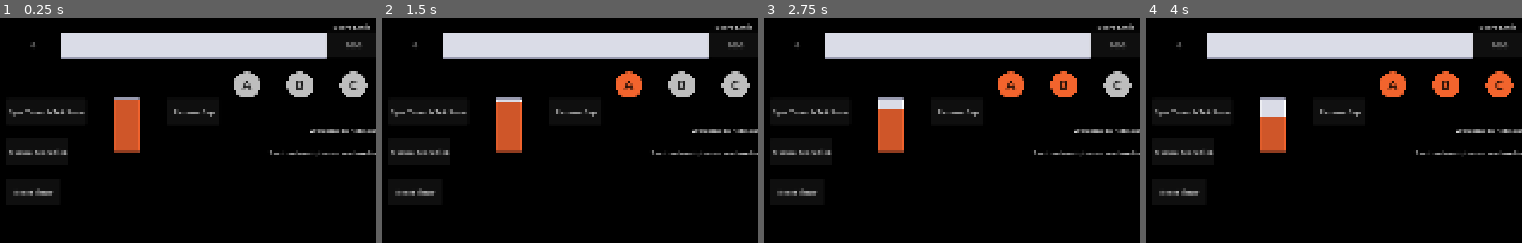
Above: before the commit, frames 1-4 (left to right).
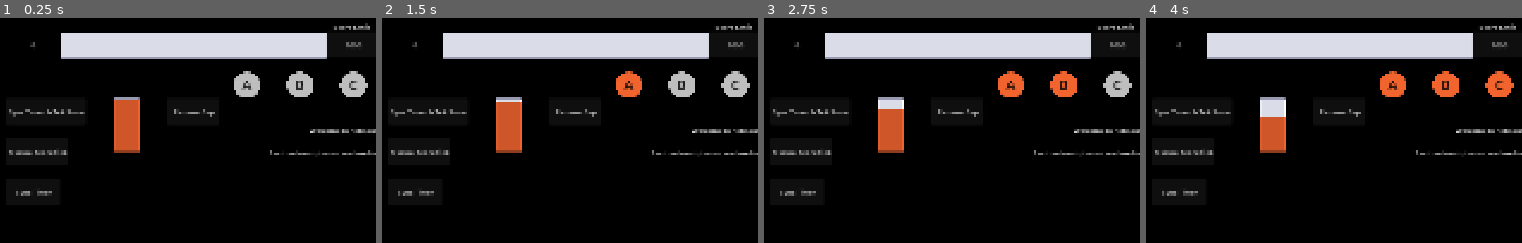
Above: after the commit, the same moments.

Repository: matthew-cavener/neb-control-score-calculator
Game: Godot game, scene res://scenes/main.tscn
Same seed, same stepped clock (60 frames per second), same inputs: the game is played once before the commit and once after it.
Inputs:
- Up to frame 1 (0.25 s): no input
- Up to frame 2 (1.5 s): click "Reset Timer" (after the commit: "Sync Timer") at 0.5 s; click "A" at 1.25 s
- Up to frame 3 (2.75 s): click "B" at 2 s
- Up to frame 4 (4 s): click "C" at 2.75 s; click "D" at 3.5 s
The pictures show only the part of the screen within x 0-50%, y 0-50%; the shares and areas given below are measured in that part.

The runs differ from the first frame. In frame 1, 0.2% of the frame differs, in the area x 3-15%, y 75-80%; in frame 2, 0.2%; in frame 3, 0.2%; in frame 4, 0.2%.

Commit message:
remove button icons

Diff:
--- a/godot/assets/kenney_ui-pack-space-expansion/button_square_depth.svg
+++ /dev/null
@@ -1,10 +0,0 @@
-<svg width="64" height="64" xmlns="http://www.w3.org/2000/svg" xmlns:xlink="http://www.w3.org/1999/xlink">
-  <defs/>
-  <g>
-    <path stroke="none" fill="#9696A3" d="M61.95 25.2 L61.95 24.8 62 24 62 6 61.95 5.05 Q61.5 2 58 2 L6 2 Q2.5 2 2.1 5.05 L2 6 2 24 2.05 24.8 2.05 25.2 2 26 2 54 Q2 58 6 58 L58 58 Q62 58 62 54 L62 26 61.95 25.2 M56 10 Q56 10.85 55.4 11.4 54.85 12 54 12 53.15 12 52.6 11.4 52 10.85 52 10 52 9.15 52.6 8.55 53.15 8 54 8 54.85 8 55.4 8.55 56 9.15 56 10 M56 50 Q56 50.85 55.4 51.4 54.85 52 54 52 53.15 52 52.6 51.4 52 50.85 52 50 52 49.15 52.6 48.55 53.15 48 54 48 54.85 48 55.4 48.55 56 49.15 56 50 M64 24.75 L63.95 25 64 25.4 64 54.25 Q63.85 60 58 60 L6 60 Q0.15 60 0 54.25 L0 25.4 0.05 25 0 24.75 0 6 Q0 0 6 0 L58 0 Q64 0 64 6 L64 24.75 M12 10 Q12 10.85 11.4 11.4 10.85 12 10 12 9.15 12 8.6 11.4 8 10.85 8 10 8 9.15 8.6 8.55 9.15 8 10 8 10.85 8 11.4 8.55 12 9.15 12 10 M12 50 Q12 50.85 11.4 51.4 10.85 52 10 52 9.15 52 8.6 51.4 8 50.85 8 50 8 49.15 8.6 48.55 9.15 48 10 48 10.85 48 11.4 48.55 12 49.15 12 50"/>
-    <path stroke="none" fill="#FFFFFF" d="M61.95 25.2 L62 26 62 54 Q62 58 58 58 L6 58 Q2 58 2 54 L2 26 2.05 25.2 2.05 24.8 2 24 2 6 2.1 5.05 Q2.5 2 6 2 L58 2 Q61.5 2 61.95 5.05 L62 6 62 24 61.95 24.8 61.95 25.2 M6 4 Q4.35 4 4.1 5.3 L4.05 5.5 4 6 4 24 4.05 24.55 4.05 24.8 4.05 25.2 4.05 25.45 4 26 4 54 Q4 56 6 56 L58 56 Q60 56 60 54 L60 26 60 25.45 59.95 25.2 59.95 24.8 60 24.55 60 24 60 6 59.95 5.3 60 5.35 Q59.65 4 58 4 L6 4"/>
-    <path stroke="none" fill="#DADCE7" d="M6 4 L58 4 Q59.65 4 60 5.35 L59.95 5.3 60 6 60 24 60 24.55 59.95 24.8 59.95 25.2 60 25.45 60 26 60 54 Q60 56 58 56 L6 56 Q4 56 4 54 L4 26 4.05 25.45 4.05 25.2 4.05 24.8 4.05 24.55 4 24 4 6 4.05 5.5 4.1 5.3 Q4.35 4 6 4 M56 50 Q56 49.15 55.4 48.55 54.85 48 54 48 53.15 48 52.6 48.55 52 49.15 52 50 52 50.85 52.6 51.4 53.15 52 54 52 54.85 52 55.4 51.4 56 50.85 56 50 M56 10 Q56 9.15 55.4 8.55 54.85 8 54 8 53.15 8 52.6 8.55 52 9.15 52 10 52 10.85 52.6 11.4 53.15 12 54 12 54.85 12 55.4 11.4 56 10.85 56 10 M12 10 Q12 9.15 11.4 8.55 10.85 8 10 8 9.15 8 8.6 8.55 8 9.15 8 10 8 10.85 8.6 11.4 9.15 12 10 12 10.85 12 11.4 11.4 12 10.85 12 10 M12 50 Q12 49.15 11.4 48.55 10.85 48 10 48 9.15 48 8.6 48.55 8 49.15 8 50 8 50.85 8.6 51.4 9.15 52 10 52 10.85 52 11.4 51.4 12 50.85 12 50"/>
-    <path stroke="none" fill="#FF0000" d="M64 25.4 L63.95 25 64 24.75 64 25.4 M0 24.75 L0.05 25 0 25.4 0 24.75"/>
-    <path stroke="none" fill="#747487" d="M0 54.25 Q0.15 60 6 60 L58 60 Q63.85 60 64 54.25 L64 58 Q64 64 58 64 L6 64 Q0 64 0 58 L0 54.25"/>
-  </g>
-</svg>
--- a/godot/assets/kenney_ui-pack-space-expansion/panel_square_screws.svg
+++ /dev/null
@@ -1,7 +0,0 @@
-<svg width="64" height="64" xmlns="http://www.w3.org/2000/svg" xmlns:xlink="http://www.w3.org/1999/xlink">
-  <defs/>
-  <g>
-    <path stroke="none" fill="#747487" d="M0 7.75 L0 6 Q0 0 6 0 L58 0 Q64 0 64 6 L64 7.75 Q63.85 2 58 2 L6 2 Q0.15 2 0 7.75 M56 12 Q56 12.85 55.4 13.4 54.85 14 54 14 53.15 14 52.6 13.4 52 12.85 52 12 52 11.15 52.6 10.55 53.15 10 54 10 54.85 10 55.4 10.55 56 11.15 56 12 M12 12 Q12 12.85 11.4 13.4 10.85 14 10 14 9.15 14 8.6 13.4 8 12.85 8 12 8 11.15 8.6 10.55 9.15 10 10 10 10.85 10 11.4 10.55 12 11.15 12 12 M12 54 Q12 54.85 11.4 55.4 10.85 56 10 56 9.15 56 8.6 55.4 8 54.85 8 54 8 53.15 8.6 52.55 9.15 52 10 52 10.85 52 11.4 52.55 12 53.15 12 54 M56 54 Q56 54.85 55.4 55.4 54.85 56 54 56 53.15 56 52.6 55.4 52 54.85 52 54 52 53.15 52.6 52.55 53.15 52 54 52 54.85 52 55.4 52.55 56 53.15 56 54"/>
-    <path stroke="none" fill="#9696A3" d="M56 54 Q56 53.15 55.4 52.55 54.85 52 54 52 53.15 52 52.6 52.55 52 53.15 52 54 52 54.85 52.6 55.4 53.15 56 54 56 54.85 56 55.4 55.4 56 54.85 56 54 M64 7.75 L64 58.25 Q63.85 64 58 64 L6 64 Q0.15 64 0 58.25 L0 7.75 Q0.15 2 6 2 L58 2 Q63.85 2 64 7.75 M12 54 Q12 53.15 11.4 52.55 10.85 52 10 52 9.15 52 8.6 52.55 8 53.15 8 54 8 54.85 8.6 55.4 9.15 56 10 56 10.85 56 11.4 55.4 12 54.85 12 54 M12 12 Q12 11.15 11.4 10.55 10.85 10 10 10 9.15 10 8.6 10.55 8 11.15 8 12 8 12.85 8.6 13.4 9.15 14 10 14 10.85 14 11.4 13.4 12 12.85 12 12 M56 12 Q56 11.15 55.4 10.55 54.85 10 54 10 53.15 10 52.6 10.55 52 11.15 52 12 52 12.85 52.6 13.4 53.15 14 54 14 54.85 14 55.4 13.4 56 12.85 56 12"/>
-  </g>
-</svg>
--- a/godot/scenes/main.gd
+++ b/godot/scenes/main.gd
@@ -8,8 +8,9 @@
 var is_tie: bool = false
 var total_caps: int = 5
 
-@onready var score_limit = int($ScoreLimit.text)
-@onready var max_time = Constants.SCORE_TIMER_INTERVAL * score_limit / Constants.SCORE_PER_CAP_POINT
+@onready var score_limit: int = int($ScoreLimit.text)
+@onready var max_time: float = (Constants.SCORE_TIMER_INTERVAL * score_limit / Constants.SCORE_PER_CAP_POINT)
+# @onready var max_time = 9999999999
 
 func _ready() -> void:
 
@@ -81,7 +82,7 @@
         return
 
     if is_tie:
-        $VictoryConditionsLabel.text = "It's a tie! Both teams will win in %s with their current caps.\n" % [
+        $VictoryConditionsLabel.text = "It's a tie! (maybe? known bug)\nBoth teams will win in %s with their current caps.\n" % [
             convert_seconds_to_minutes_seconds(int(time_to_red_victory))
         ]
         $VictoryConditionsLabel.text += "Red team needs %d caps to win.\n" % [red_caps_needed + 1]
@@ -121,7 +122,7 @@
 
 func calculate_time_to_win(points_to_victory: int, caps: int) -> float:
     if caps > 0:
-        var raw_time = (points_to_victory * Constants.SCORE_TIMER_INTERVAL) / (caps * Constants.SCORE_PER_CAP_POINT)
+        var raw_time = ((points_to_victory) * Constants.SCORE_TIMER_INTERVAL) / (caps * Constants.SCORE_PER_CAP_POINT)
         return ceil(raw_time / Constants.SCORE_TIMER_INTERVAL) * Constants.SCORE_TIMER_INTERVAL
     else:
         return INF
@@ -178,5 +179,6 @@
 func _on_add_control_point_button_pressed():
     Events.emit_signal("add_control_point_button_pressed")
 
+
 func _on_remove_control_point_button_pressed():
     Events.emit_signal("remove_control_point_button_pressed")
--- a/godot/scenes/main.tscn
+++ b/godot/scenes/main.tscn
@@ -95,9 +95,9 @@
 offset_top = 384.0
 offset_right = 256.0
 offset_bottom = 448.0
-text = "Reset Timer"
+text = "Sync Timer"
 
-[node name="TimerResetTickScoreLabel" type="Label" parent="."]
+[node name="ScoreLimitLabel" type="Label" parent="."]
 offset_left = 912.0
 offset_top = 8.0
 offset_right = 1008.0
Not shown, removed: godot/assets/kenney_ui-pack-space-expansion/button_square_depth.svg.import
Not shown, removed: godot/assets/kenney_ui-pack-space-expansion/panel_square_screws.svg.import
